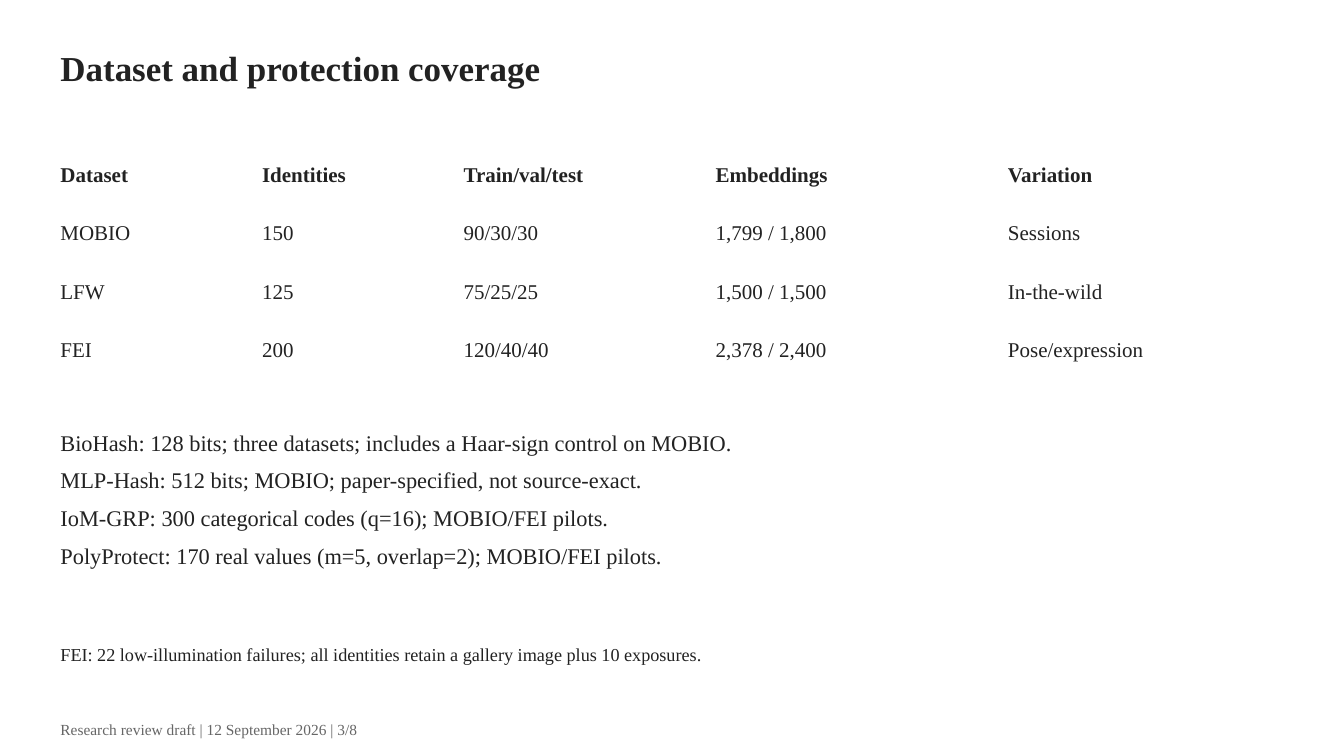
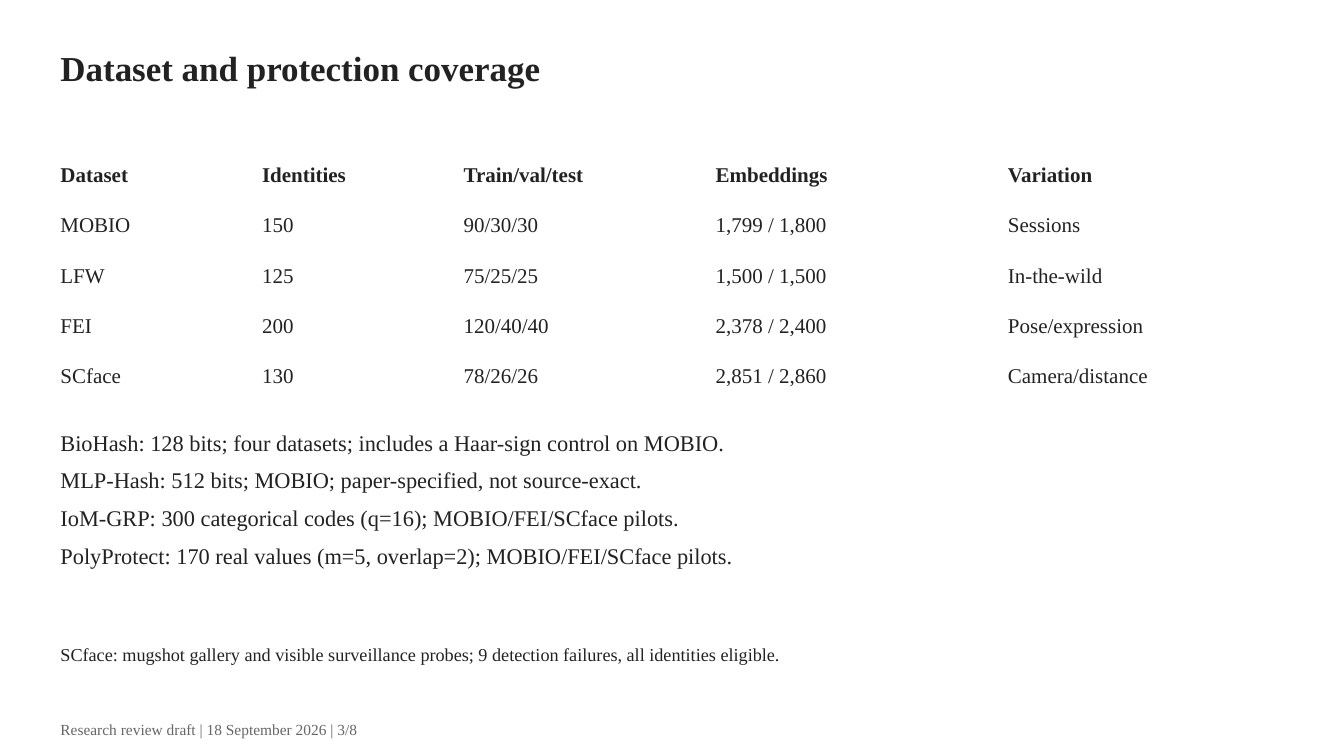
Before and after one commit to gigioneggiando/biometric-template-leakage, a slide deck: slide 3 of reports/slides/research_review.pptx. Drawn at 1344x756 pixels with LibreOffice and Linux fonts; fonts in the diff are those of the drawing. Boxes give left, top, right and bottom in pixels: in the first picture for what was removed or moved away, otherwise in the second. Text is boxed around its words. In the diff, an @@ line names an element or a change of style, - is before the commit and + after.

```diff
--- a/reports/slides/research_review.pptx
+++ b/reports/slides/research_review.pptx
@@ 5 texts: place and size @@
-5 texts at (60, 226, 1080, 243)
+5 texts at (60, 218, 1080, 235)
@@ 5 texts: place and size @@
-5 texts at (60, 284, 1102, 302)
+5 texts at (60, 268, 1102, 286)
@@ 5 texts: place and size @@
-5 texts at (60, 343, 1143, 362)
+5 texts at (60, 319, 1143, 338)
@@ text added at (60, 368, 121, 383), 15 pt, text #222222 @@
+SCface
@@ text added at (262, 369, 293, 384), 15 pt, text #222222 @@
+130
@@ text added at (464, 369, 539, 384), 15 pt, text #222222 @@
+78/26/26
@@ text added at (716, 369, 826, 386), 15 pt, text #222222 @@
+2,851 / 2,860
@@ text added at (1008, 368, 1148, 384), 15 pt, text #222222 @@
+Camera/distance
@@ text at (60, 435, 724, 456): text changed @@
-BioHash: 128 bits; three datasets; includes a Haar-sign control on MOBIO.
+BioHash: 128 bits; four datasets; includes a Haar-sign control on MOBIO.
@@ text at (60, 510, 732, 569): text changed @@
-IoM-GRP: 300 categorical codes (q=16); MOBIO/FEI pilots.
-PolyProtect: 170 real values (m=5, overlap=2); MOBIO/FEI pilots.
+IoM-GRP: 300 categorical codes (q=16); MOBIO/FEI/SCface pilots.
+PolyProtect: 170 real values (m=5, overlap=2); MOBIO/FEI/SCface pilots.
@@ text at (60, 648, 780, 665): text changed @@
-FEI: 22 low-illumination failures; all identities retain a gallery image plus 10 exposures.
+SCface: mugshot gallery and visible surveillance probes; 9 detection failures, all identities eligible.
@@ text at (60, 724, 357, 739): text changed @@
-Research review draft | 12 September 2026 | 3/8
+Research review draft | 18 September 2026 | 3/8
```
Also in this commit, not shown: 7 other slides changed, 49 other files.
